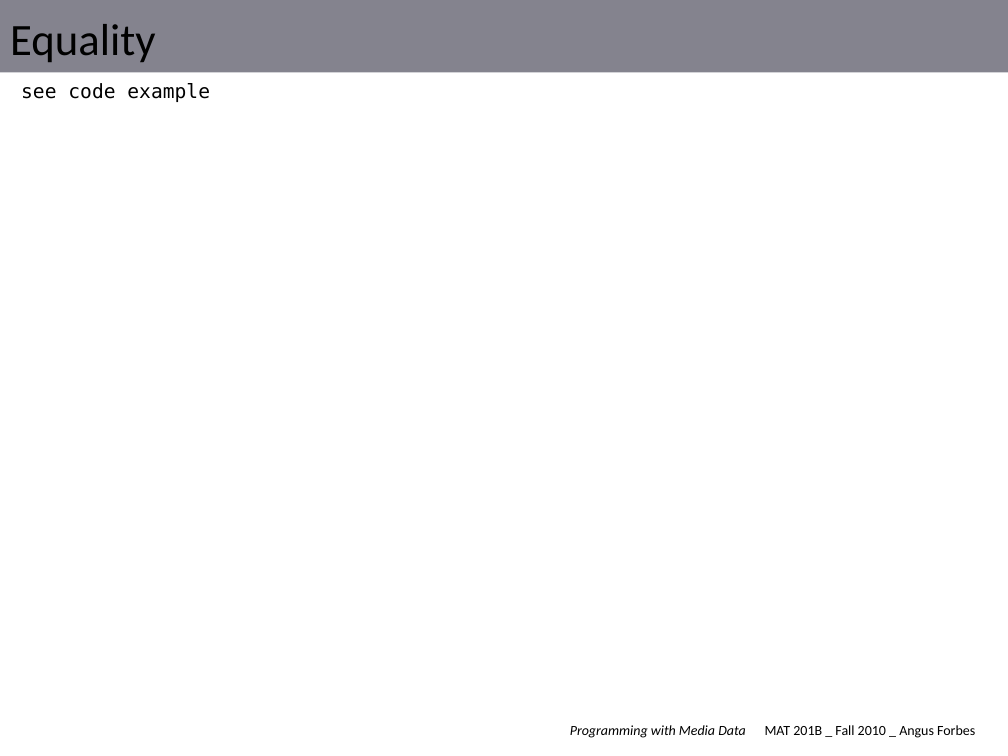
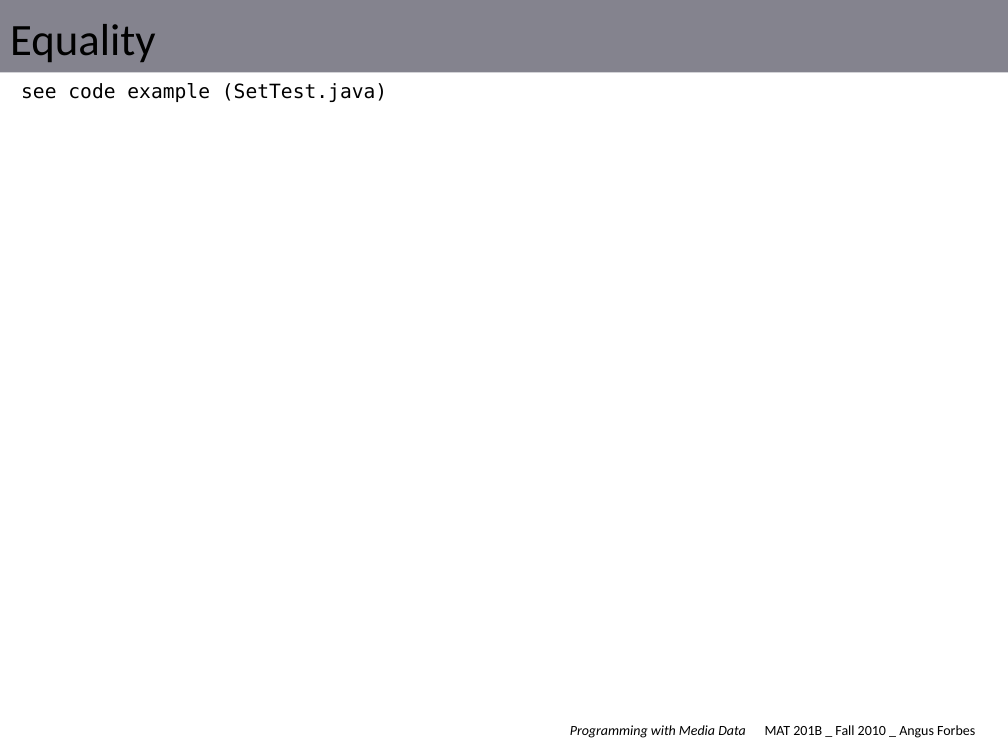
Before and after one commit to angusforbes/mat201b, a slide deck: slide 11 of slides/week3_tues.pptx. Drawn at 1008x756 pixels with LibreOffice and Linux fonts; fonts in the diff are those of the drawing. Boxes give left, top, right and bottom in pixels: in the first picture for what was removed or moved away, otherwise in the second. Text is boxed around its words. In the diff, an @@ line names an element or a change of style, - is before the commit and + after.

```diff
--- a/slides/week3_tues.pptx
+++ b/slides/week3_tues.pptx
@@ text at box(21, 83, 387, 102): text changed @@
-see code example
+see code example (SetTest.java)
```
Also in this commit, not shown: 2 other slides changed, 4 other files.
